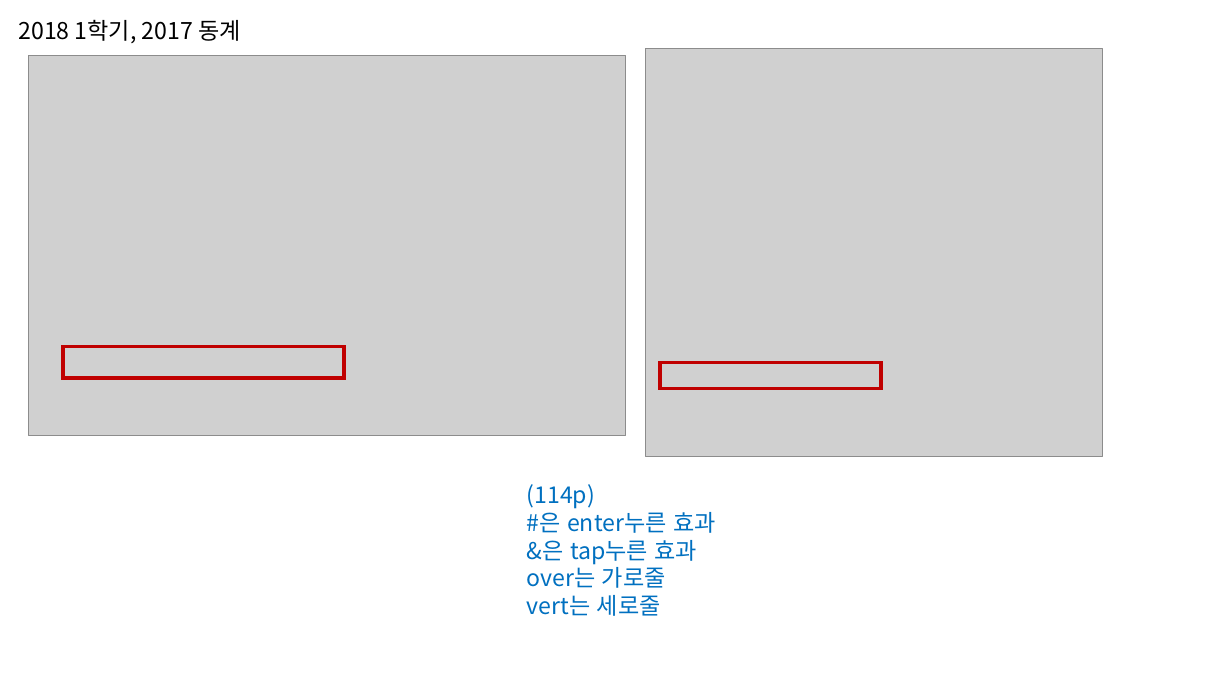
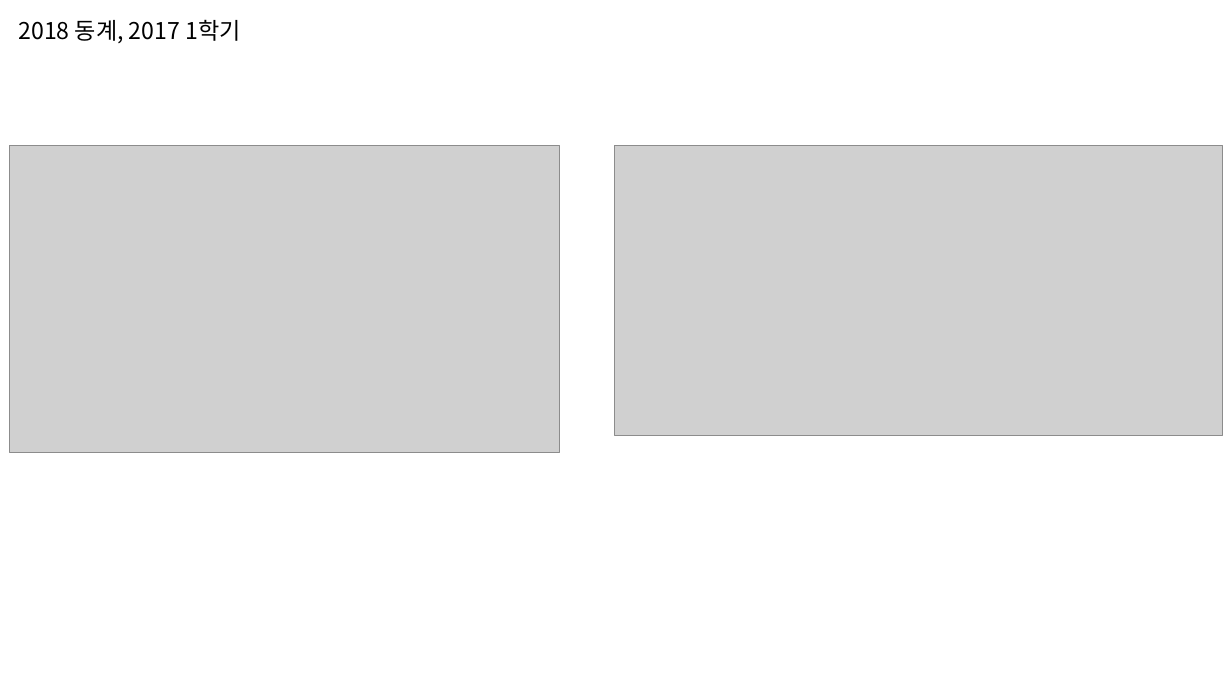
Before and after one commit to kukaro/Introduction-Data-Processing, a slide deck: slide 8 of sample-question/5장 – 문서 작성.pptx. Drawn at 1232x693 pixels with LibreOffice and Linux fonts; fonts in the diff are those of the drawing; grey boxes stand for pictures. Boxes give left, top, right and bottom in pixels: in the first picture for what was removed or moved away, otherwise in the second. Text is boxed around its words. In the diff, an @@ line names an element or a change of style, - is before the commit and + after.

```diff
--- a/sample-question/5장 – 문서 작성.pptx
+++ b/sample-question/5장 – 문서 작성.pptx
@@ text at (18, 19, 240, 43): text changed @@
-2018 1학기, 2017 동계
+2018 동계, 2017 1학기
@@ picture: place and size @@
-picture at (29, 55, 626, 435)
+picture at (9, 145, 560, 452)
@@ picture: place and size @@
-picture at (646, 49, 1104, 457)
+picture at (615, 145, 1223, 435)
@@ rectangle removed at (63, 347, 344, 379) @@
@@ rectangle removed at (661, 362, 882, 388) @@
@@ text removed at (527, 484, 716, 616) @@
-(114p)
-#은 enter누른 효과
-&은 tap누른 효과
-over는 가로줄
-vert는 세로줄
```
Also in this commit, not shown: 4 other slides changed, 10 slides added, 4 slides removed, 1 other file.
